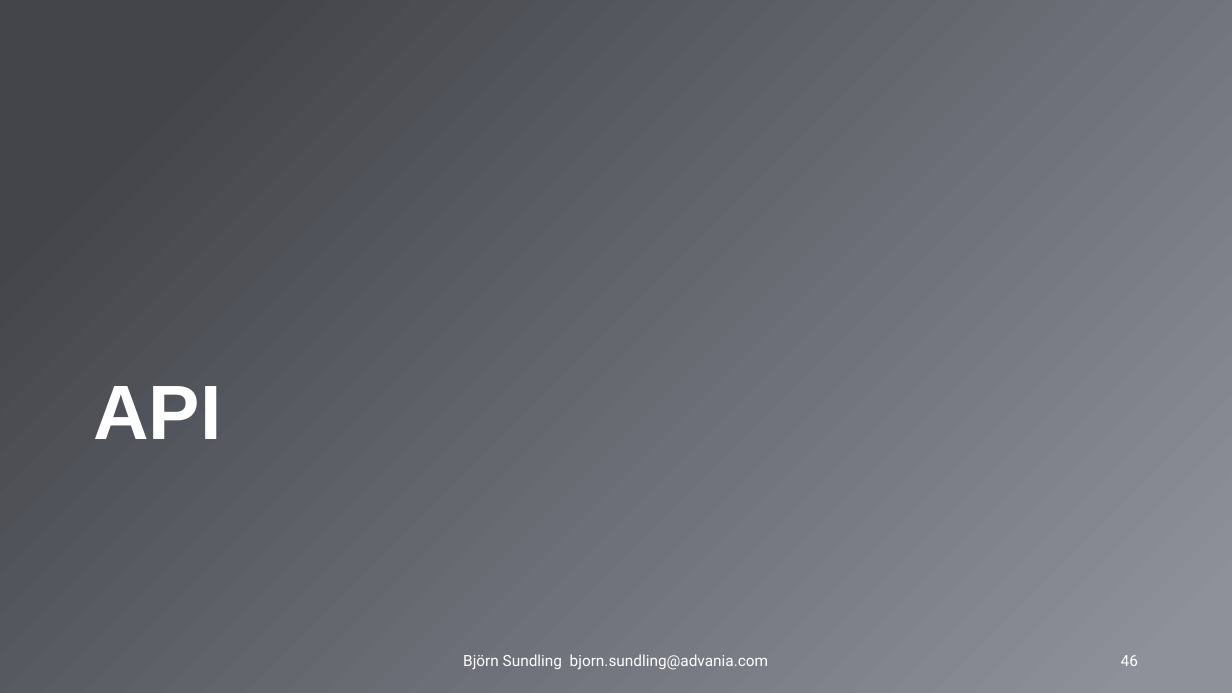
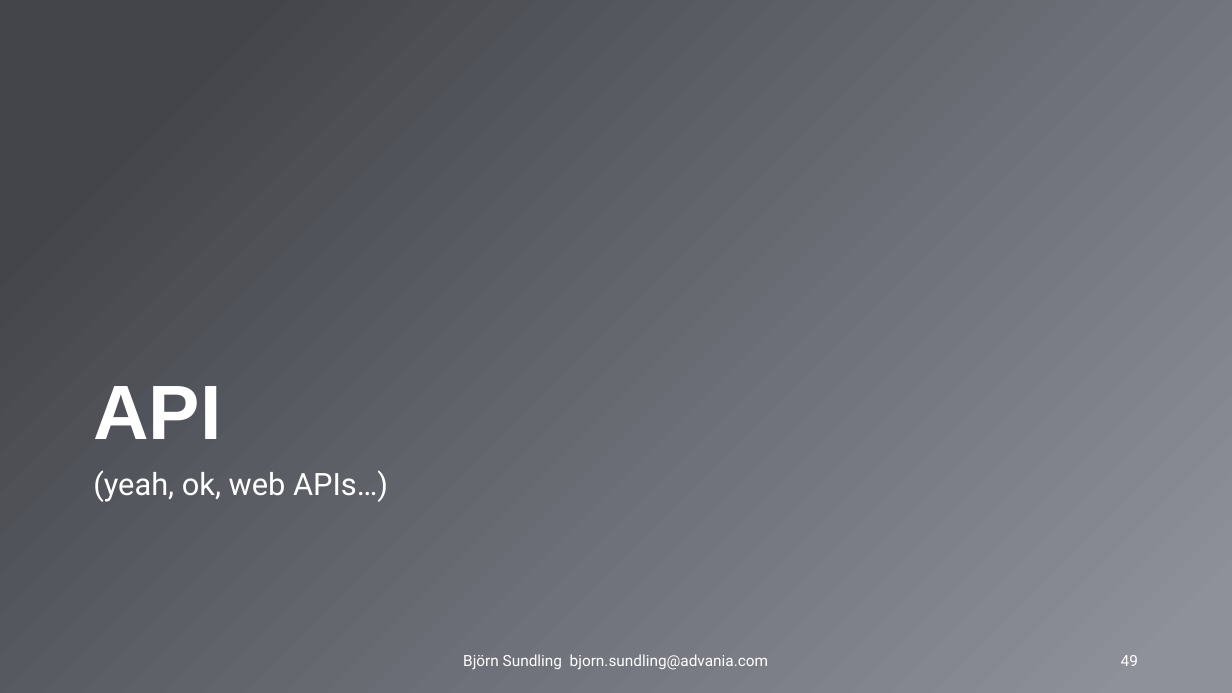
Before and after one commit to AdvaniaSE/PowerShellAdvancedFundamentals, a slide deck: slide 49 of PowerShell Advanced Fundamentals.pptx (slide 46 before the commit). Drawn at 1232x693 pixels with LibreOffice and Linux fonts; fonts in the diff are those of the drawing; background and template pictures are left out. Boxes give left, top, right and bottom in pixels: in the first picture for what was removed or moved away, otherwise in the second. Text is boxed around its words. In the diff, an @@ line names an element or a change of style, - is before the commit and + after.

```diff
--- a/PowerShell Advanced Fundamentals.pptx
+++ b/PowerShell Advanced Fundamentals.pptx
@@ text added at [93,470,388,502], 24 pt, text #FFFFFF @@
+(yeah, ok, web APIs…)
@@ page number at [1121,655,1138,666]: text changed @@
-46
+49
```
Also in this commit, not shown: 9 other slides changed, 3 slides added.
